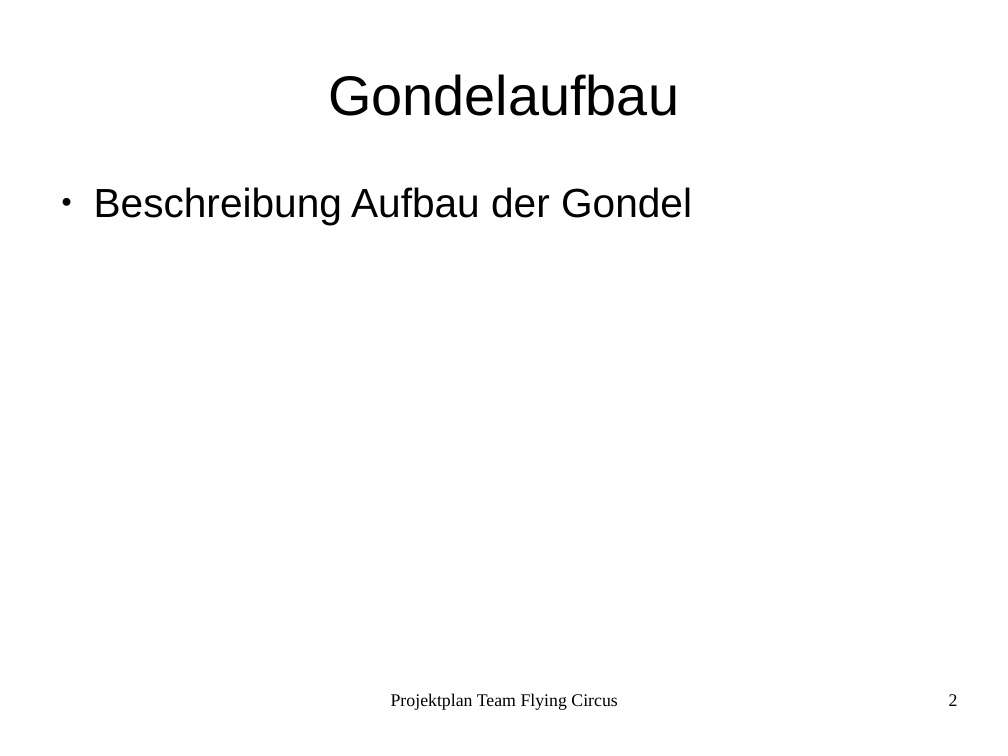
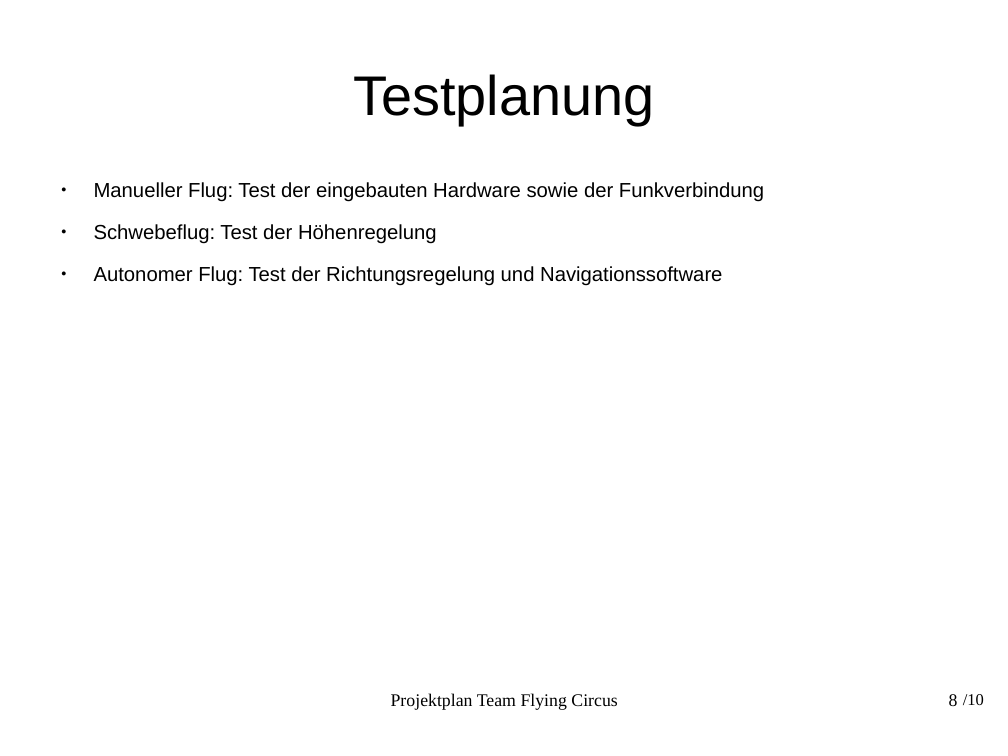
Before and after one commit to Daedalus-TUM/PP_flying_circus, a slide deck: slide 8 of Projektplan/Präsentation.odp (slide 2 before the commit). Drawn at 1008x756 pixels with LibreOffice and Linux fonts; fonts in the diff are those of the drawing. Boxes give left, top, right and bottom in pixels: in the first picture for what was removed or moved away, otherwise in the second. Text is boxed around its words. In the diff, an @@ line names an element or a change of style, - is before the commit and + after.

```diff
--- a/Projektplan/Präsentation.odp
+++ b/Projektplan/Präsentation.odp
@@ title at (353, 74, 654, 125): text changed @@
-Gondelaufbau
+Testplanung
@@ text at (94, 182, 764, 286): text changed; size 32 to 16 pt @@
-● Beschreibung Aufbau der Gondel
+● Manueller Flug: Test der eingebauten Hardware sowie der Funkverbindung
+● Schwebeflug: Test der Höhenregelung
+● Autonomer Flug: Test der Richtungsregelung und Navigationssoftware
@@ page number at (949, 694, 958, 706): text changed @@
-2
+8
@@ text added at (963, 694, 984, 705), 13 pt, text #000000 @@
+/10
```
Also in this commit, not shown: 2 other slides changed, 7 slides added, 5 slides removed, 5 other files.
